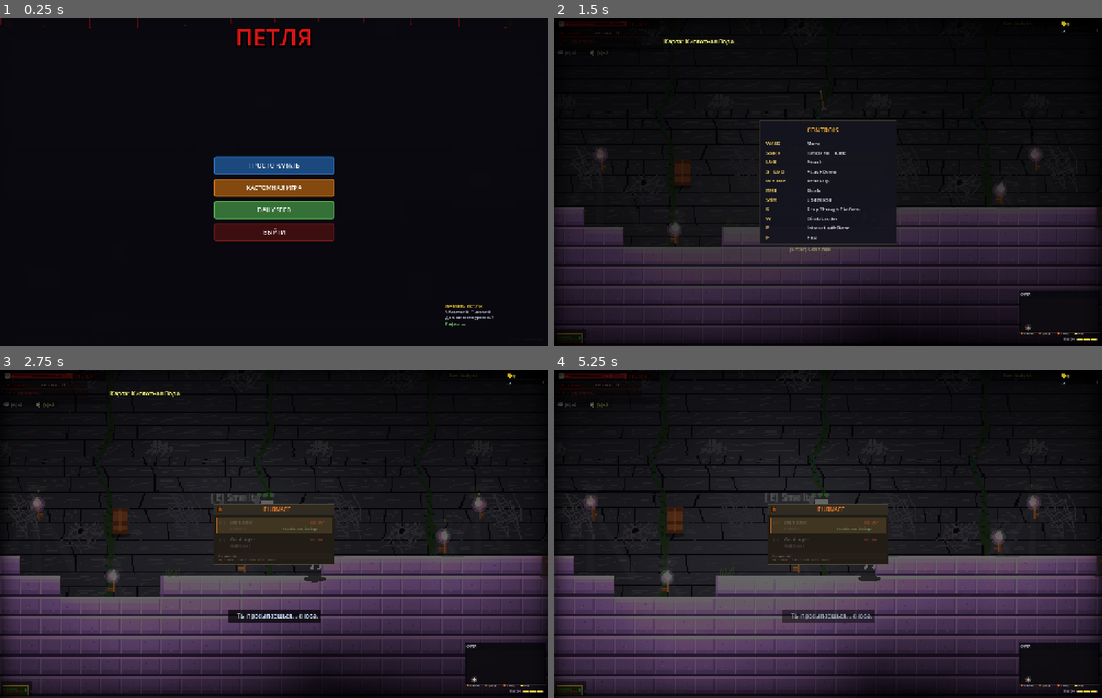
Above: before the commit, frames 1-4 (two rows, left to right).
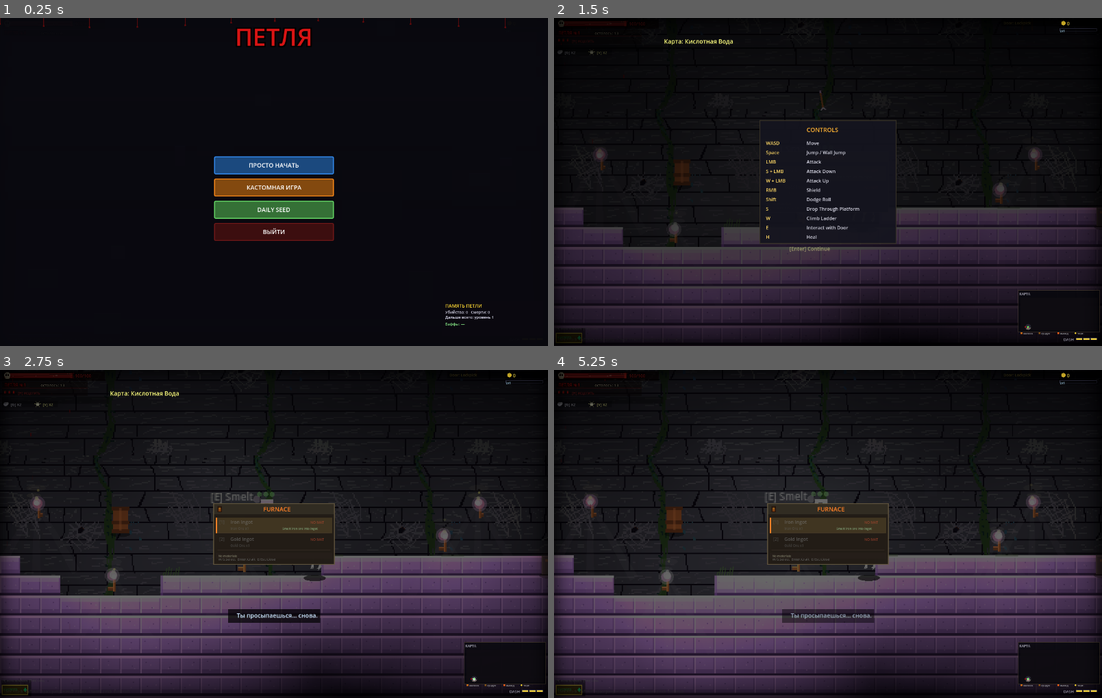
Above: after the commit, the same moments.

Repository: volcraft44/petlya-game
Game: Godot game, scene res://scenes/main.tscn
Two runs of this game, one before a commit and one after it. Both use one fixed random seed, a clock stepped at 60 frames per second and the inputs below.
Inputs (mouse positions are in pixels of both pictures, inside the frame that each line leads up to):
- Up to frame 1 (0.25 s): no input
- Up to frame 2 (1.5 s): click "ПРОСТО НАЧАТЬ" at 0.5 s; tap Enter (ui_accept) at 1.25 s; move the mouse to (948, 165) at 1.27 s; hold D (move_right) from 1.28 s (still down); tap E (interact) at 1.35 s; click (948, 165) at 1.42 s
- Up to frame 3 (2.75 s): tap Space (jump) at 1.52, 1.82 s; release D (move_right) at 2 s; drag from (164, 550) to (312, 563) at 2.02 s
- Up to frame 4 (5.25 s): move the mouse to (882, 461) at 2.77 s; hold A (move_left) 2.78-3.5 s; tap 1 at 2.85 s; drag from (800, 599) to (828, 524) at 3.52 s; move the mouse to (992, 583) at 4.27 s; hold D (move_right) 4.28-5 s; tap 3 at 4.35 s; tap Space (jump) at 4.52, 4.82 s; drag from (663, 484) to (789, 524) at 5.02 s

The runs differ from the first frame. In frame 1, 1.3% of the frame differs, in the area x 0-93%, y 0-95%; in frame 2, 1.3%; in frame 3, 4.3%; in frame 4, 5.1%, in the area x 0-100%, y 0-100%.

Commit message:
Force low-res viewport render globally + sleep off-screen enemy AI
- project.godot: stretch mode "canvas_items" -> "viewport". Renders the game
  at base 1280x768 and upscales on ALL platforms (the runtime mobile override
  was unreliable). Big fill-rate cut on phones AND high-res PC monitors; fine
  for pixel art.
- enemy.gd: enemies >900px from the player (well off-screen) skip all AI in
  _physics_process, keeping only gravity + settling. Big CPU saving in
  crowded rooms. Bosses/minibosses never sleep.

Co-Authored-By: Claude Opus 4.8 <noreply@anthropic.com>

Diff:
--- a/project.godot
+++ b/project.godot
@@ -23,7 +23,7 @@
 
 window/size/viewport_width=1280
 window/size/viewport_height=768
-window/stretch/mode="canvas_items"
+window/stretch/mode="viewport"
 window/stretch/aspect="expand"
 window/vsync/vsync_mode=0
 
--- a/scripts/enemy.gd
+++ b/scripts/enemy.gd
@@ -596,6 +596,14 @@
 	if shocked_timer > 0.0:
 		shocked_timer -= delta
 
+	# Сон ИИ вне экрана: враги далеко от игрока (видимая зона ~220px) не считают
+	# ИИ — большая экономия CPU в комнатах с толпой. Гравитация и оседание на
+	# пол остаются, чтобы никто не провалился. Боссы/минибоссы не спят.
+	if player and is_instance_valid(player) and not is_miniboss:
+		if global_position.distance_squared_to(player.global_position) > 900.0 * 900.0:
+			move_and_slide()
+			return
+
 	# === ELITE поведение ===
 	if elite_affix != "":
 		_elite_pulse += delta
